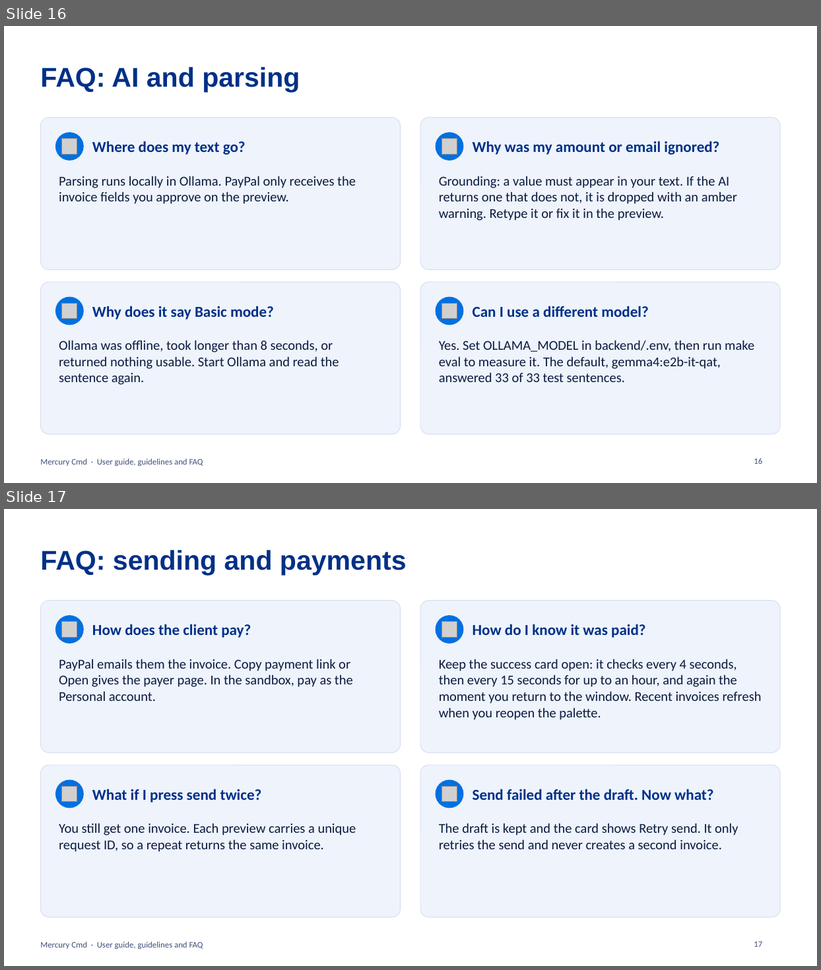
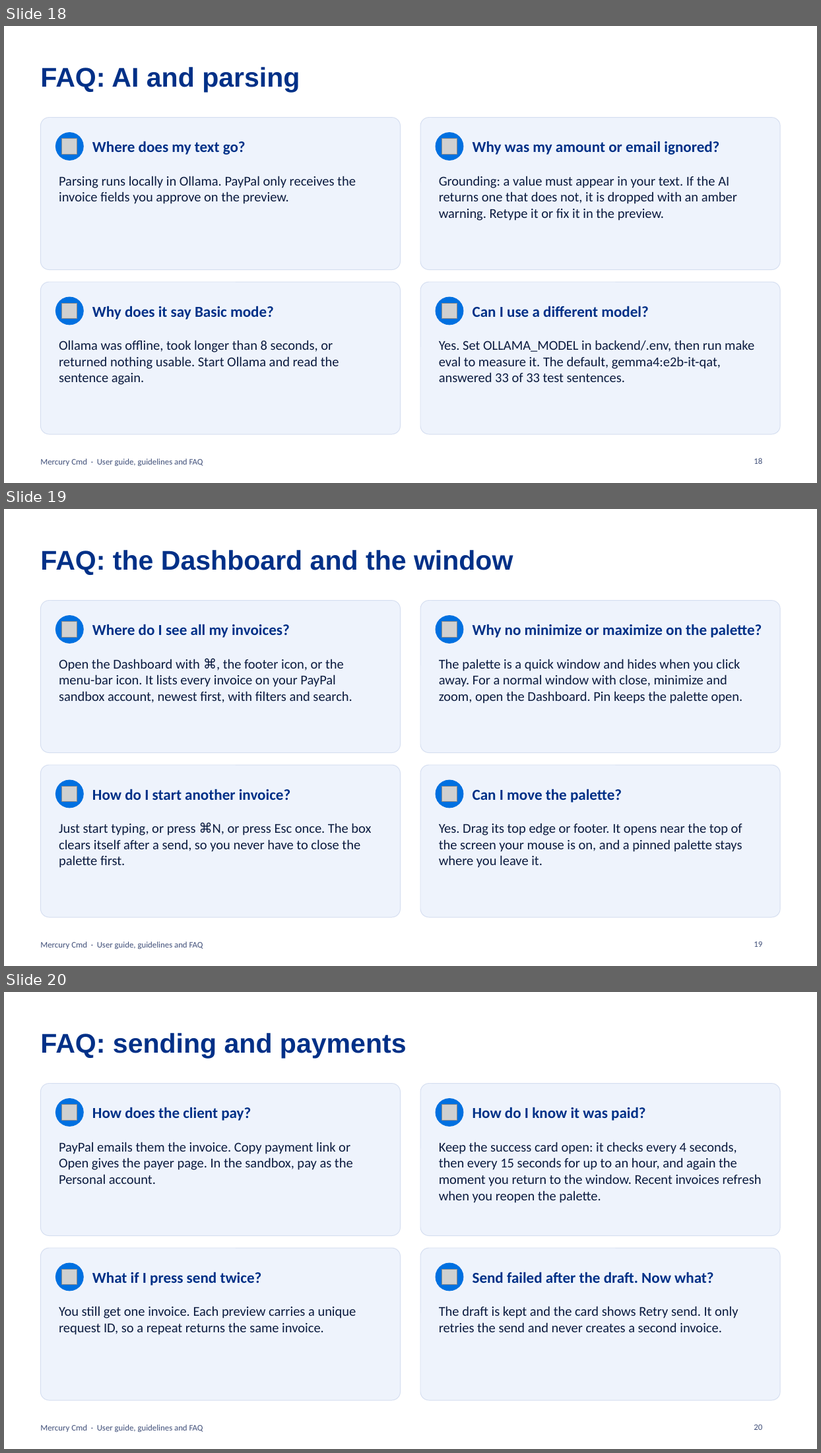
Before and after one commit to vignarajj/mercury_cmd_paypal, a slide deck: docs/Mercury-Cmd-Guide.pptx. Shown one above the other, each under a label of ours: slides 16 and 17 before the commit, slides 18, 19 and 20 after it. The pictures are 821x970 and 821x1453 pixels, drawn with LibreOffice and Linux fonts; fonts in the diff are those of the drawing; grey boxes stand for pictures. Boxes give left, top, right and bottom in pixels: in the first picture for what was removed or moved away, otherwise in the second. Text is boxed around its words. In the diff, an @@ line names an element or a change of style, - is before the commit and + after.

Commit message:
docs: Dashboard screenshots, guide deck, testing matrix and spec
Regenerated screenshots (including the Dashboard with made-up data), a 23-slide guide, new scenarios in the testing matrix and a Dashboard section in the spec.

```diff
--- a/docs/Mercury-Cmd-Guide.pptx
+++ b/docs/Mercury-Cmd-Guide.pptx
@@ slide 19 added at <box>4,509,817,966</box>, background #FFFFFF; not listed: 1 template element that a slide beside it also shows @@
@@ title added at <box>40,550,513,575</box>, 32 pt, text #003087, bold @@
+FAQ: the Dashboard and the window
@@ rounded rectangle added at <box>40,601,401,753</box>, fill #EEF3FC, outline #D5DEF0 0.75 pt @@
@@ rounded rectangle added at <box>420,601,781,753</box>, fill #EEF3FC, outline #D5DEF0 0.75 pt @@
@@ ellipse added at <box>56,616,83,643</box>, fill #0070E0, outline #0070E0 1 pt @@
@@ picture added at <box>62,622,77,637</box> @@
@@ text added at <box>92,624,290,638</box>, 18 pt, text #003087, bold @@
+Where do I see all my invoices?
@@ ellipse added at <box>436,616,463,643</box>, fill #0070E0, outline #0070E0 1 pt @@
@@ picture added at <box>442,622,457,637</box> @@
@@ text added at <box>473,624,762,638</box>, 18 pt, text #003087, bold @@
+Why no minimize or maximize on the palette?
@@ text added at <box>59,659,352,703</box>, 16 pt, text #0B1B3F @@
+Open the Dashboard with ⌘, the footer icon, or the menu-bar icon. It lists every invoice on your PayPal sandbox account, newest first, with filters and search.
@@ text added at <box>439,659,743,704</box>, 16 pt, text #0B1B3F @@
+The palette is a quick window and hides when you click away. For a normal window with close, minimize and zoom, open the Dashboard. Pin keeps the palette open.
@@ rounded rectangle added at <box>40,765,401,918</box>, fill #EEF3FC, outline #D5DEF0 0.75 pt @@
@@ rounded rectangle added at <box>420,765,781,918</box>, fill #EEF3FC, outline #D5DEF0 0.75 pt @@
@@ ellipse added at <box>56,780,83,808</box>, fill #0070E0, outline #0070E0 1 pt @@
@@ ellipse added at <box>436,780,463,808</box>, fill #0070E0, outline #0070E0 1 pt @@
@@ picture added at <box>62,787,77,802</box> @@
@@ text added at <box>92,789,290,800</box>, 18 pt, text #003087, bold @@
+How do I start another invoice?
@@ picture added at <box>442,787,457,802</box> @@
@@ text added at <box>473,789,622,803</box>, 18 pt, text #003087, bold @@
+Can I move the palette?
@@ text added at <box>59,823,371,868</box>, 16 pt, text #0B1B3F @@
+Just start typing, or press ⌘N, or press Esc once. The box clears itself after a send, so you never have to close the palette first.
@@ text added at <box>439,823,743,868</box>, 16 pt, text #0B1B3F @@
+Yes. Drag its top edge or footer. It opens near the top of the screen your mouse is on, and a pinned palette stays where you leave it.
@@ page number added at <box>754,941,762,947</box>, 10 pt, text #41507A @@
+19
@@ what was slide 16 is now slide 18 @@
@@ what was slide 17 is now slide 20 @@
@@ page number at <box>754,1424,762,1430</box>: text changed @@
-17
+20
```
Also in this commit, not shown: 3 slides changed, 2 other slides added, 18 other files.
